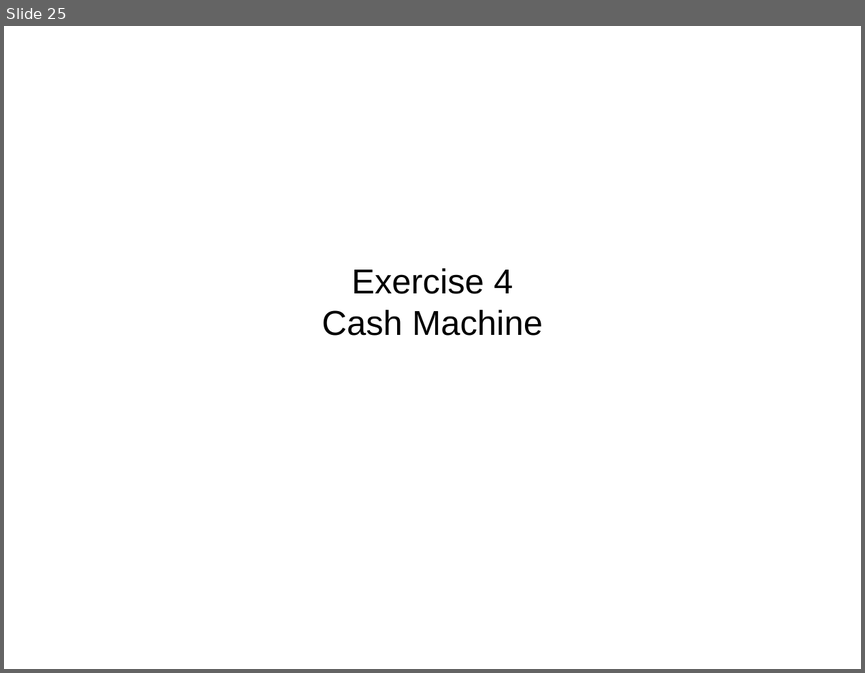
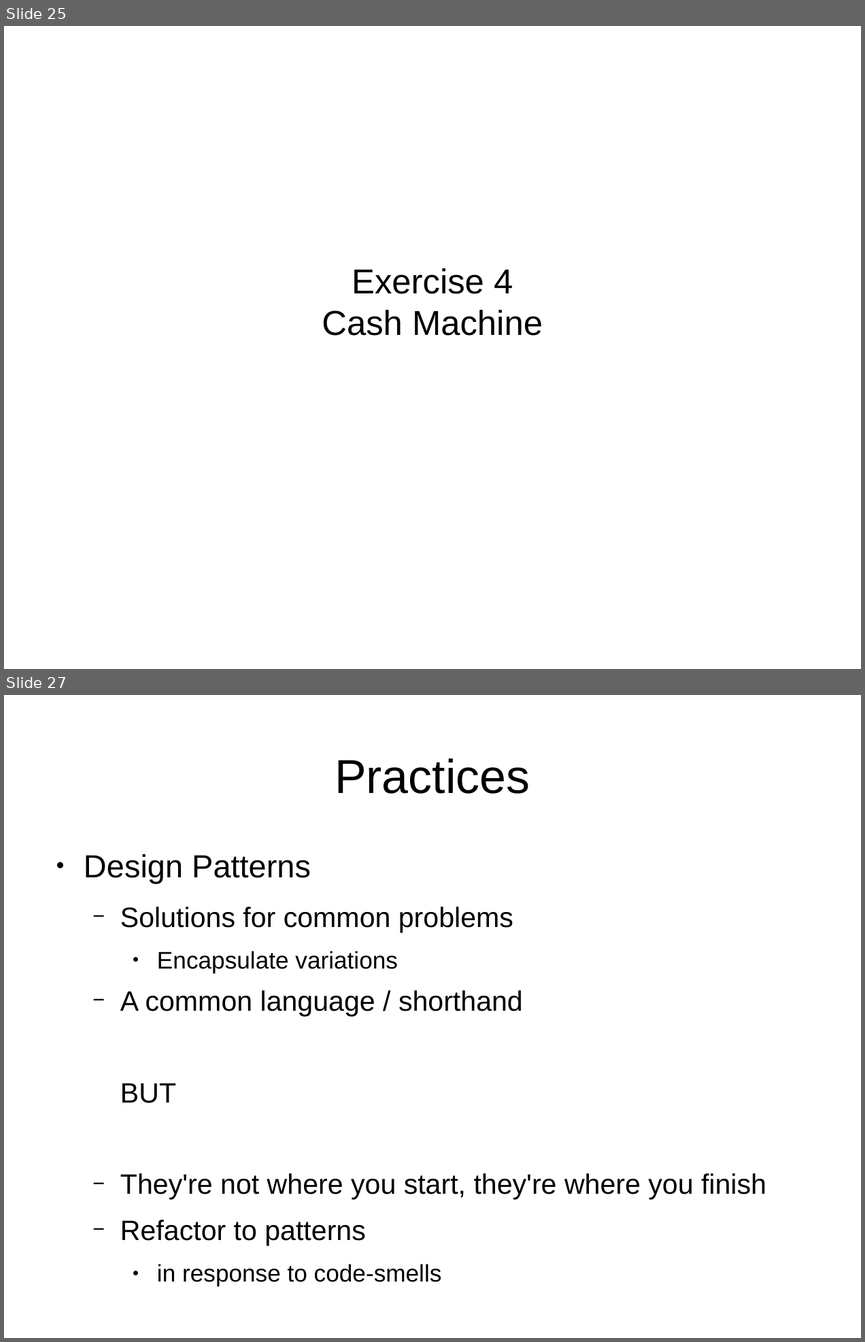
Before and after one commit to tonybaines/oo-design-principles, a slide deck: OO Design Workshop.odp. Shown one above the other, each under a label of ours: slide 25 before the commit, slides 25 and 27 after it; the slides between them are not shown. The pictures are 865x673 and 865x1342 pixels, drawn with LibreOffice and Linux fonts; fonts in the diff are those of the drawing. Boxes give left, top, right and bottom in pixels: in the first picture for what was removed or moved away, otherwise in the second. Text is boxed around its words. In the diff, an @@ line names an element or a change of style, - is before the commit and + after.

```diff
--- a/OO Design Workshop.odp
+++ b/OO Design Workshop.odp
@@ slide 27 added at [4, 695, 861, 1338], background #FFFFFF @@
@@ title added at [334, 758, 530, 794], 44 pt, text #000000 @@
+Practices
@@ text added at [84, 854, 766, 1286], 25.9 pt, text #000000 @@
+● Design Patterns
+  − Solutions for common problems
+    ● Encapsulate variations
+  − A common language / shorthand
+  BUT
+  − They're not where you start, they're where you finish
+  − Refactor to patterns
+    ● in response to code-smells
```
Also in this commit, not shown: 1 slide changed, 13 other slides added.
